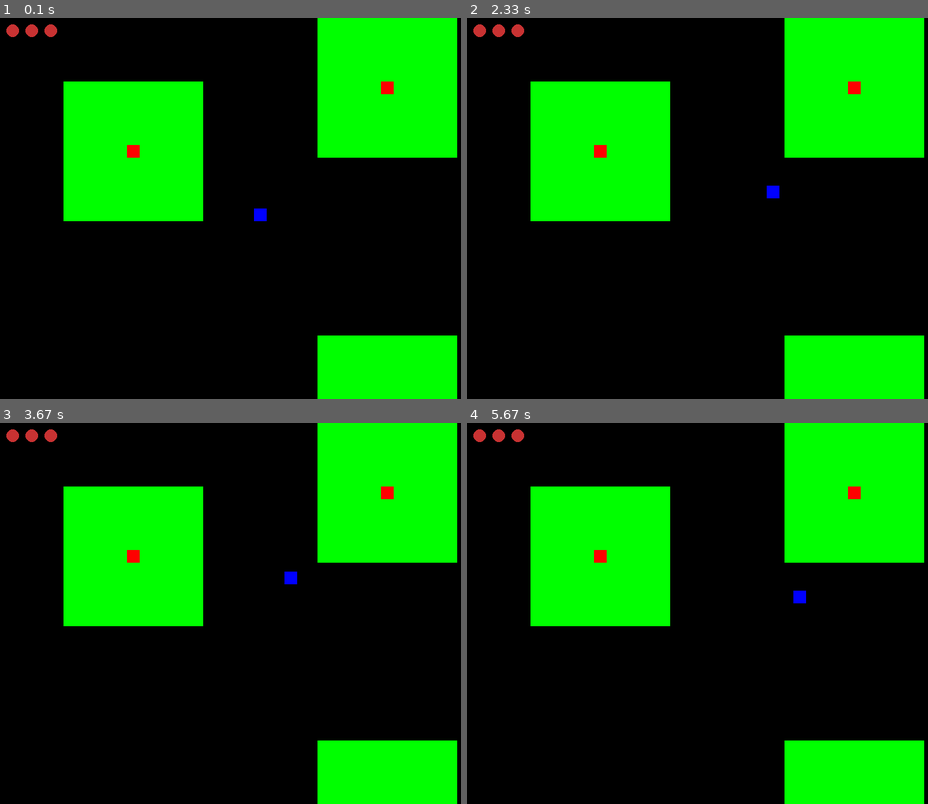
Above: before the commit, frames 1-4 (two rows, left to right).
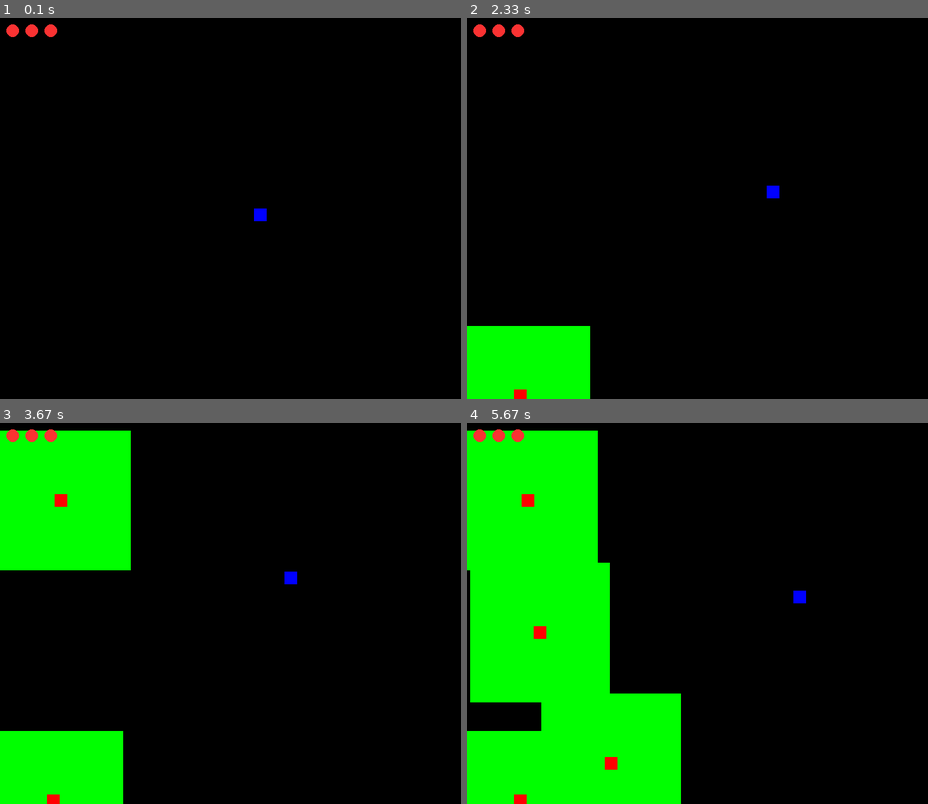
Above: after the commit, the same moments.

Repository: Tyler-Jacobson/pygame
Game: pygame game, started from AggroRange.py
The game is run twice, just before and just after one commit, with the same random seed, the same clock (stepped at 60 frames per second) and the same inputs.
Inputs:
- Up to frame 1 (0.1 s): no input
- Up to frame 2 (2.33 s): hold D 0.33-0.8 s; hold W 0.83-1.13 s; hold D 1.17-1.63 s; hold A 1.67-2.2 s; hold S from 2.23 s (still down)
- Up to frame 3 (3.67 s): release S at 2.53 s; hold A 2.57-2.97 s; hold W 3-3.37 s; hold D from 3.4 s (still down)
- Up to frame 4 (5.67 s): release D at 4.03 s; hold S 4.07-4.43 s; hold A 4.47-4.93 s; hold D 4.97-5.43 s; hold W from 5.47 s (still down)

The runs differ from the first frame. In frame 1, 27% of the frame differs, in the area x 1-100%, y 0-100%; in frame 2, 33%; in frame 3, 36%; in frame 4, 48%, in the area x 0-100%, y 0-100%.

Commit message:
Added spawning for enemies, max enemies on screen at once, and spawn rate

Diff:
--- a/AggroRange.py
+++ b/AggroRange.py
@@ -11,11 +11,14 @@
 player_y = player_pos[1]
 player_size = 20
 player_health = [3]
+PLAYER_SPEED = 3
 
 enemy_x = 200
 enemy_y = 200
 enemy_size = 20
+enemy_speed = 1
 aggro_range = 200
+ENEMY_SPAWN_DISTANCE = 200
 
 enemy_2_x = 600
 enemy_2_y = 100
@@ -33,47 +36,53 @@
 current_time = 0
 time_hit = [10]
 
-enemy_list = [[enemy_x, enemy_y], [enemy_2_x, enemy_2_y], [600, 600]]
+enemy_list = []
+# [enemy_x, enemy_y], [enemy_2_x, enemy_2_y], [600, 600]
 
+# Checks if the player's location (player_pos[0] + (player_size / 2)) is greater than the far left edge of the aggro box, and less than
+# the far right edge. If this is the case for the x coordinate, the same is then checked for the y coordinate. If both are true, the player
+# must be inside of the enemy's aggro box, and True is returned
 def in_aggro_range(player_pos, aggro_box_x, aggro_box_y, aggro_box_size):
-    if player_pos[0] >= aggro_box_x and player_pos[0] <= aggro_box_x + aggro_box_size:
-        if player_pos[1] >= aggro_box_y and player_pos[1] <= aggro_box_y + aggro_box_size:
+    if player_pos[0] + (player_size / 2) >= aggro_box_x and player_pos[0] + (player_size / 2) <= aggro_box_x + aggro_box_size:
+        if player_pos[1] + (player_size / 2) >= aggro_box_y and player_pos[1] + (player_size / 2) <= aggro_box_y + aggro_box_size:
             return True
     return False
 
-def move_enemies(enemy_list, player_pos):
-    for pos in enemy_list:
 
-        aggro_box_x = pos[0] - (aggro_range / 2)
-        aggro_box_y = pos[1] - (aggro_range / 2)
+def move_enemies(enemy_list, player_pos, enemy_speed):
+
+    # For each enemy in the list of enemies, an aggro box is created.
+    for enemy_pos in enemy_list:
+        aggro_box_x = enemy_pos[0] - (aggro_range / 2)
+        aggro_box_y = enemy_pos[1] - (aggro_range / 2)
         aggro_box_size = enemy_size + aggro_range
 
+        # The aggro box is checked for a player, using the in_aggro_range function.
         if in_aggro_range(player_pos, aggro_box_x, aggro_box_y, aggro_box_size):
-            if player_pos[0] > pos[0]:
-                pos[0] += 1
-            if player_pos[0] < pos[0]:
-                pos[0] -= 1
-            if player_pos[1] > pos[1]:
-                pos[1] += 1
-            if player_pos[1] < pos[1]:
-                pos[1] -= 1
+
+            # If a player is detected, a relative location is determined by comparing
+            # the player and enemy x and y locations (player_pos[0], player_pos[1]).
+            # The enemy is then moved to minimize the relative distance. For example:
+            # If the player X location is greater than the enemy X location, the enemy
+            # X will be increased by enemy_speed every tick until the distance is zero.
+            if player_pos[0] > enemy_pos[0]: enemy_pos[0] += enemy_speed
+            if player_pos[0] < enemy_pos[0]: enemy_pos[0] -= enemy_speed
+            if player_pos[1] > enemy_pos[1]: enemy_pos[1] += enemy_speed
+            if player_pos[1] < enemy_pos[1]: enemy_pos[1] -= enemy_speed
 
         pygame.draw.rect(screen, (AGGRO_RANGE_COLOR), (int(aggro_box_x), int(aggro_box_y), aggro_box_size, aggro_box_size))
-        pygame.draw.rect(screen, (ENEMY_COLOR), (pos[0], pos[1], enemy_size, enemy_size))
 
-def move_player(player_pos):
+    # A seperate loop here prevents aggro boxes from being drawn over adjacent enemies
+    for enemy_pos in enemy_list:
+        pygame.draw.rect(screen, (ENEMY_COLOR), (enemy_pos[0], enemy_pos[1], enemy_size, enemy_size))
+
+def move_player(player_pos, PLAYER_SPEED):
+
     keys = pygame.key.get_pressed()
-    if keys[pygame.K_a]:
-        player_pos[0] -= 3
-
-    if keys[pygame.K_d]:
-        player_pos[0] += 3
-
-    if keys[pygame.K_w]:
-        player_pos[1] -= 3
-
-    if keys[pygame.K_s]:
-        player_pos[1] += 3
+    if keys[pygame.K_a]: player_pos[0] -= PLAYER_SPEED
+    if keys[pygame.K_d]: player_pos[0] += PLAYER_SPEED
+    if keys[pygame.K_w]: player_pos[1] -= PLAYER_SPEED
+    if keys[pygame.K_s]: player_pos[1] += PLAYER_SPEED
 
     pygame.draw.rect(screen, (PLAYER_COLOR), (player_pos[0], player_pos[1], player_size, player_size))
 
@@ -103,11 +112,20 @@
 
 def draw_health(player_health):
     for health in range(0, player_health[0]):
-        pygame.draw.circle(screen, (200,50,50), (20 + (health * 30), 20), 10)
+        pygame.draw.circle(screen, (250,50,50), (20 + (health * 30), 20), 10)
 
 
-
-
+def spawn_enemies(enemy_list, player_pos, ENEMY_SPAWN_DISTANCE):
+    if len(enemy_list) <= 5:
+        if random.random() < 0.01:
+            new_enemy_x = random.randint(0, WIDTH)
+            new_enemy_y = random.randint(0, HEIGHT)
+            if new_enemy_x < (player_pos[0] + ENEMY_SPAWN_DISTANCE) and new_enemy_x > (player_pos[0] - ENEMY_SPAWN_DISTANCE):
+                if new_enemy_y < (player_pos[1] + ENEMY_SPAWN_DISTANCE) and new_enemy_y > (player_pos[1] - ENEMY_SPAWN_DISTANCE):
+                    pass
+            else:
+                enemy_list.append([new_enemy_x, new_enemy_y])
+    return enemy_list
 
 
 
@@ -121,24 +139,16 @@
     screen.fill(background_color[0])
     background_color[0] = (0,0,0)
 
-
-    move_enemies(enemy_list, player_pos)
-
-    move_player(player_pos)
-
+    spawn_enemies(enemy_list, player_pos, ENEMY_SPAWN_DISTANCE)
+    move_enemies(enemy_list, player_pos, enemy_speed)
+    move_player(player_pos, PLAYER_SPEED)
     draw_health(player_health)
-
 
     if detect_collisions(player_pos, enemy_list, enemy_size):
         if lose_health(player_health, current_time, time_hit):
             game_over = True
 
-
-
-
-
     pygame.display.update()
-
     clock.tick(60)
 
 pygame.quit()
